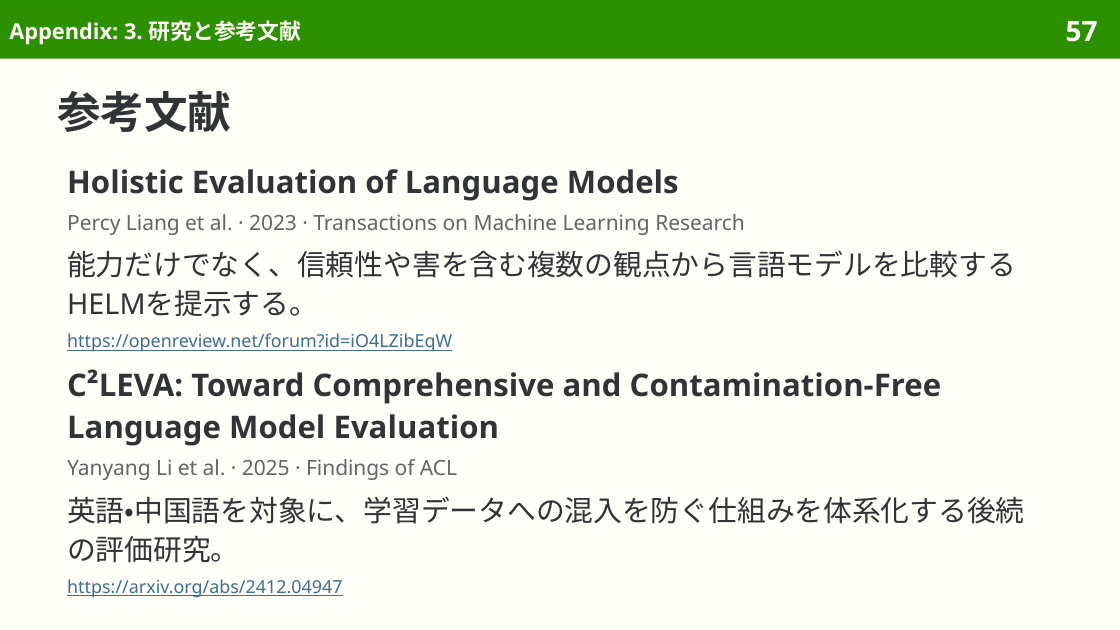
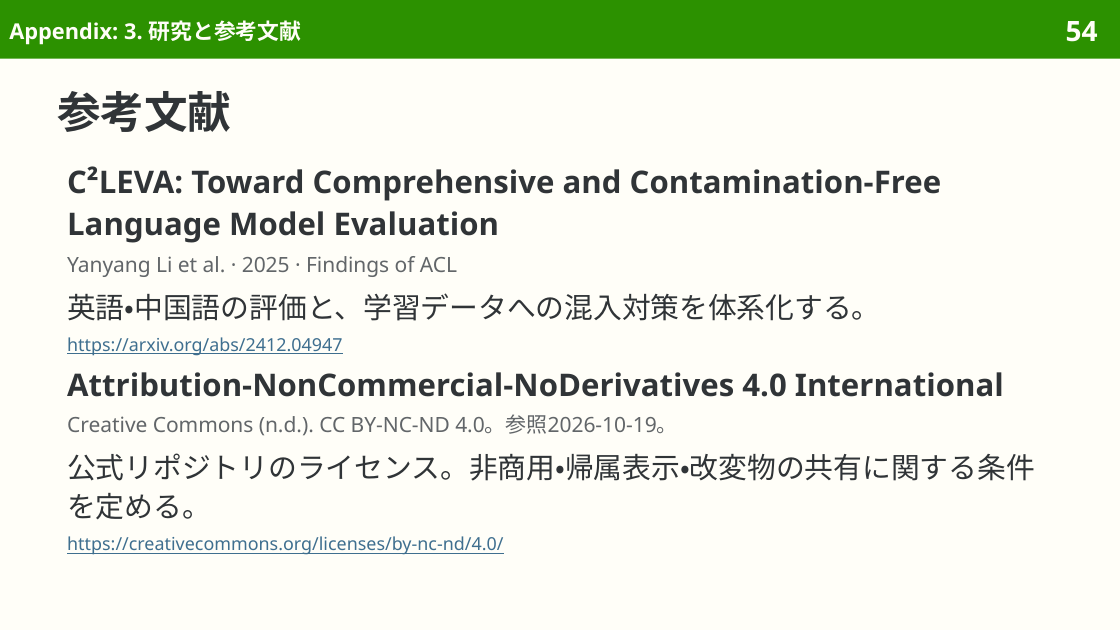
Before and after one commit to sasakiy84/datasets-in-10-minutes, a slide deck: slide 54 of slides/datasets-in-10-minutes-cleva.pptx (slide 57 before the commit). Drawn at 1120x630 pixels with LibreOffice and Linux fonts; fonts in the diff are those of the drawing. Boxes give left, top, right and bottom in pixels: in the first picture for what was removed or moved away, otherwise in the second. Text is boxed around its words. In the diff, an @@ line names an element or a change of style, - is before the commit and + after.

Commit message:
Center CLEVA on its own evaluation platform and remove HELM-specific walkthroughs

```diff
--- a/slides/datasets-in-10-minutes-cleva.pptx
+++ b/slides/datasets-in-10-minutes-cleva.pptx
@@ page number at (1066,21,1098,42): text changed @@
-57
+54
@@ text at (67,166,942,356): text changed; size 13.5 to 20 pt @@
-Holistic Evaluation of Language Models
-Percy Liang et al. · 2023 · Transactions on Machine Learning Research
-能力だけでなく、信頼性や害を含む複数の観点から言語モデルを比較するHELMを提示する。
-https://openreview.net/forum?id=iO4LZibEqW
+C²LEVA: Toward Comprehensive and Contamination-Free Language Model Evaluation
+Yanyang Li et al. · 2025 · Findings of ACL
+英語・中国語の評価と、学習データへの混入対策を体系化する。
+https://arxiv.org/abs/2412.04947
@@ text at (67,372,1035,555): text changed @@
-C²LEVA: Toward Comprehensive and Contamination-Free Language Model Evaluation
-Yanyang Li et al. · 2025 · Findings of ACL
-英語・中国語を対象に、学習データへの混入を防ぐ仕組みを体系化する後続の評価研究。
-https://arxiv.org/abs/2412.04947
+Attribution-NonCommercial-NoDerivatives 4.0 International
+Creative Commons (n.d.). CC BY-NC-ND 4.0。参照2026-10-19。
+公式リポジトリのライセンス。非商用・帰属表示・改変物の共有に関する条件を定める。
+https://creativecommons.org/licenses/by-nc-nd/4.0/
```
Also in this commit, not shown: 6 other slides changed, 4 slides removed, 58 other files.
